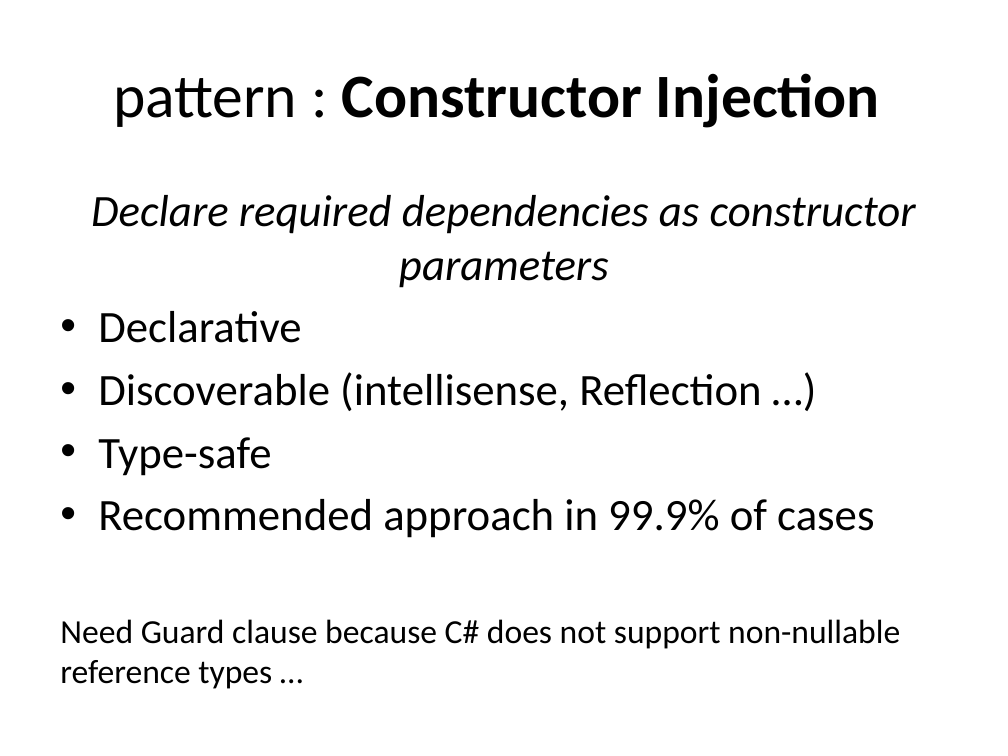
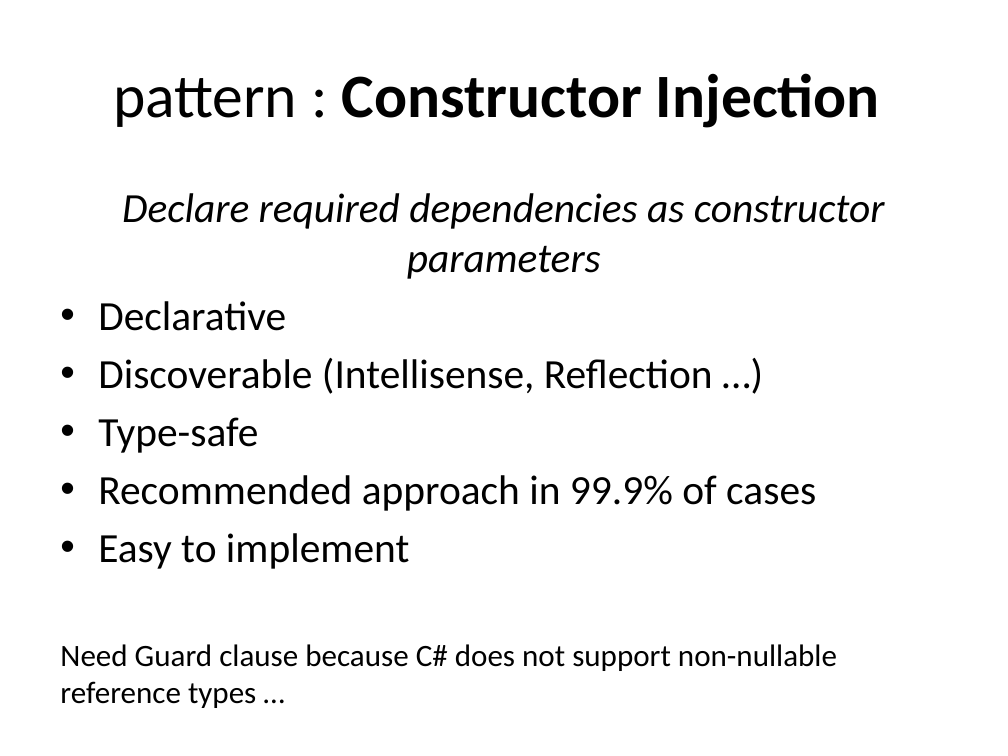
Before and after one commit to tsimbalar/DependencyInjectionTheRightWay, a slide deck: slide 24 of Dependency Injection - the right way.pptx (slide 25 before the commit). Drawn at 1008x756 pixels with LibreOffice and Linux fonts; fonts in the diff are those of the drawing. Boxes give left, top, right and bottom in pixels: in the first picture for what was removed or moved away, otherwise in the second. Text is boxed around its words. In the diff, an @@ line names an element or a change of style, - is before the commit and + after.

```diff
--- a/Dependency Injection - the right way.pptx
+++ b/Dependency Injection - the right way.pptx
@@ text at [60, 193, 885, 671]: size 32 to 29.6 pt in "Declare required dependencies as constructor parameters", "Declarative", "Type-safe", "Recommended approach in 99.9% of cases"; size 24 to 22.2 pt in "Need Guard clause because C# does not ..." @@
@@ text at [98, 358, 713, 394]: text changed; size 32 to 29.6 pt @@
-• Discoverable (intellisense, Reflection …)
+• Discoverable (Intellisense, Reflection …)
@@ text at [98, 533, 409, 569]: paragraph added @@
+• Easy to implement
```
Also in this commit, not shown: 14 other slides changed, 1 slide removed.
